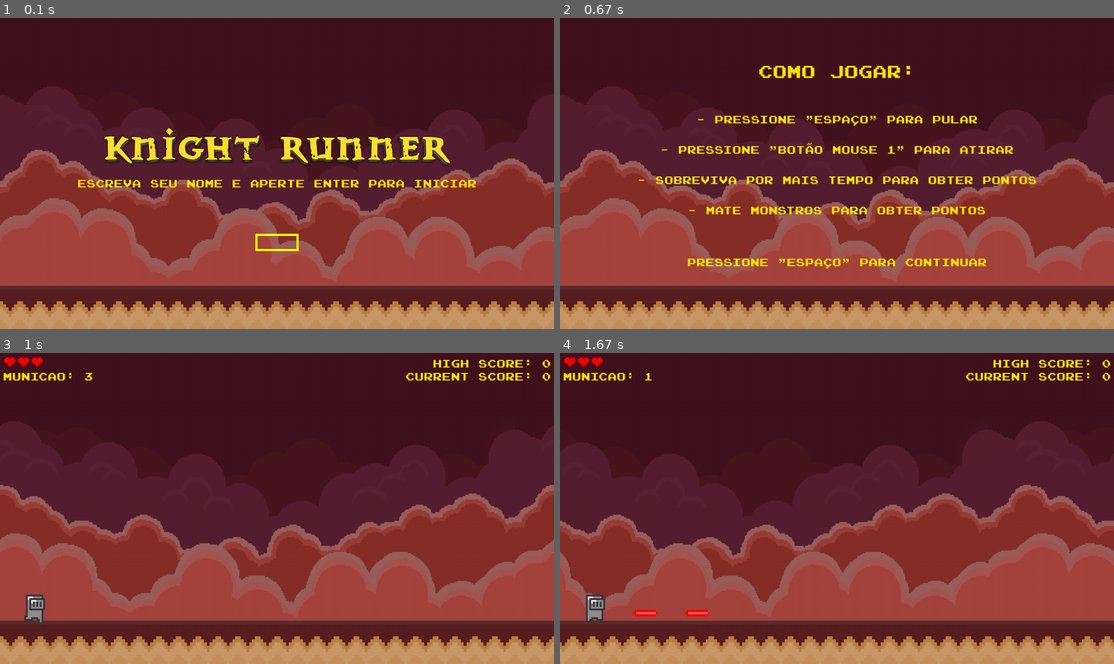
Above: before the commit, frames 1-4 (two rows, left to right).
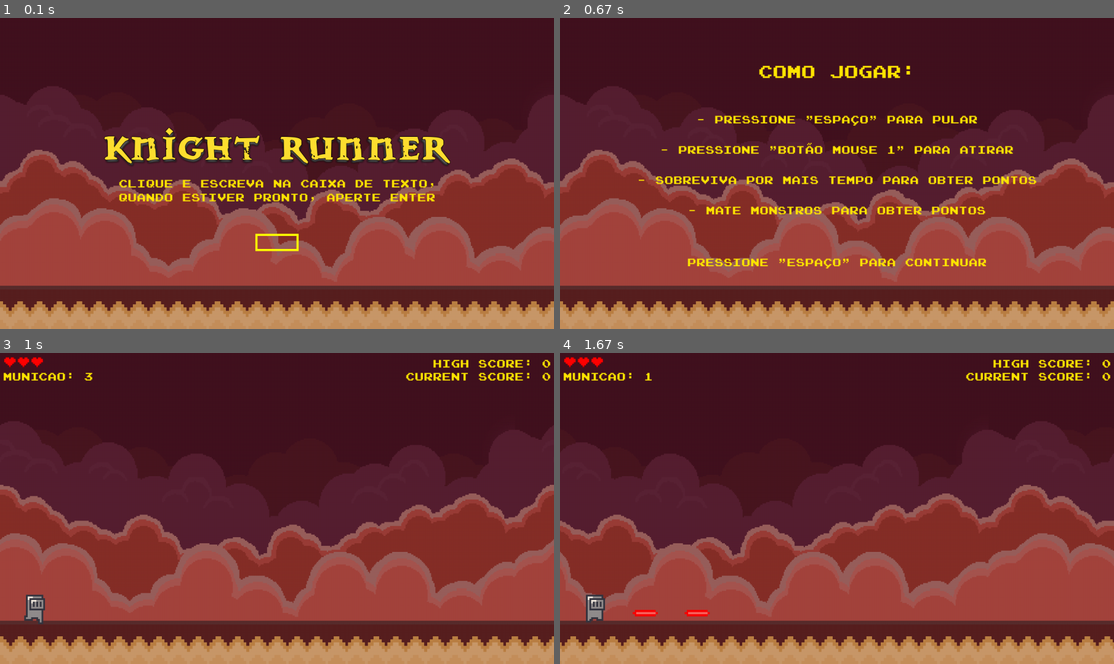
Above: after the commit, the same moments.

Repository: insper-classroom/devlife-23-1-projeto-pygame-henrique-e-guilherme
Game: pygame game, started from jogo/funcoes/jogo.py
The game is run twice, just before and just after one commit, with the same random seed, the same clock (stepped at 60 frames per second) and the same inputs.
Inputs (mouse positions are in pixels of both pictures, inside the frame that each line leads up to):
- Up to frame 1 (0.1 s): no input
- Up to frame 2 (0.67 s): tap Enter at 0.33 s
- Up to frame 3 (1 s): tap Space at 0.67 s
- Up to frame 4 (1.67 s): click (665, 461) at 1.05 s; click (1041, 617) at 1.38 s

The runs differ from the first frame. In frame 1, 2.1% of the frame differs, in the area x 14-86%, y 51-60%; in frame 2, nothing differs; in frame 3, nothing differs; in frame 4, nothing differs.

Commit message:
texto inicial mudado

Diff:
--- a/jogo/funcoes/classes.py
+++ b/jogo/funcoes/classes.py
@@ -40,7 +40,8 @@
         self.tela = assets['tela']
         self.fonte = pygame.font.Font(assets['fonte'], 50)
         self.fonte2 = assets['fonte2']
-        self.texto2 = self.fonte2.render('Escreva seu nome e aperte ENTER para iniciar', True, (255, 230, 0))
+        self.texto2 = self.fonte2.render('Quando estiver pronto, aperte ENTER', True, (255, 230, 0))
+        self.texto3 = self.fonte2.render('Clique e escreva na caixa de texto,', True, (255, 230, 0))
         self.caixa_de_texto = CaixaTexto(self.fonte2, assets)
         self.texto2_pos_x = 640 - self.texto2.get_rect()[2] / 2
 
@@ -64,7 +65,8 @@
 
         self.tela.blit(self.logo, (234, 250))
 
-        self.tela.blit(self.texto2, (self.texto2_pos_x, 368))
+        self.tela.blit(self.texto2, (self.texto2_pos_x, 400))
+        self.tela.blit(self.texto3, (self.texto2_pos_x, 368))
         self.caixa_de_texto.desenha(self.tela)
         pygame.display.update()
 
